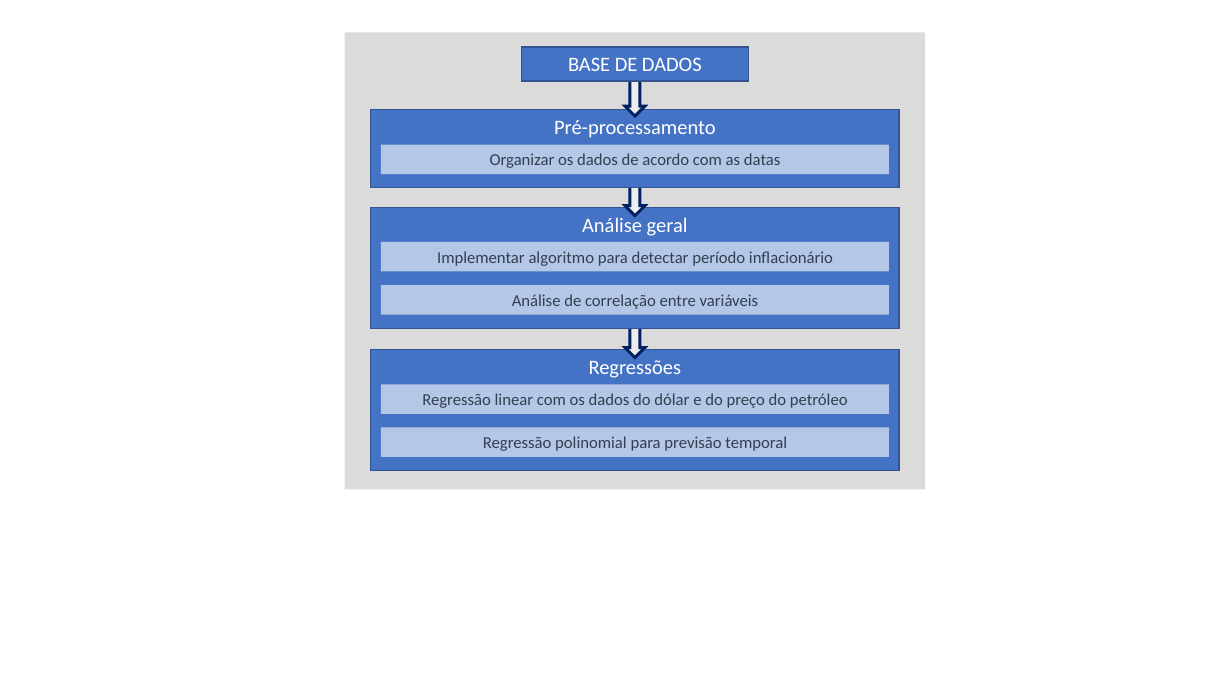
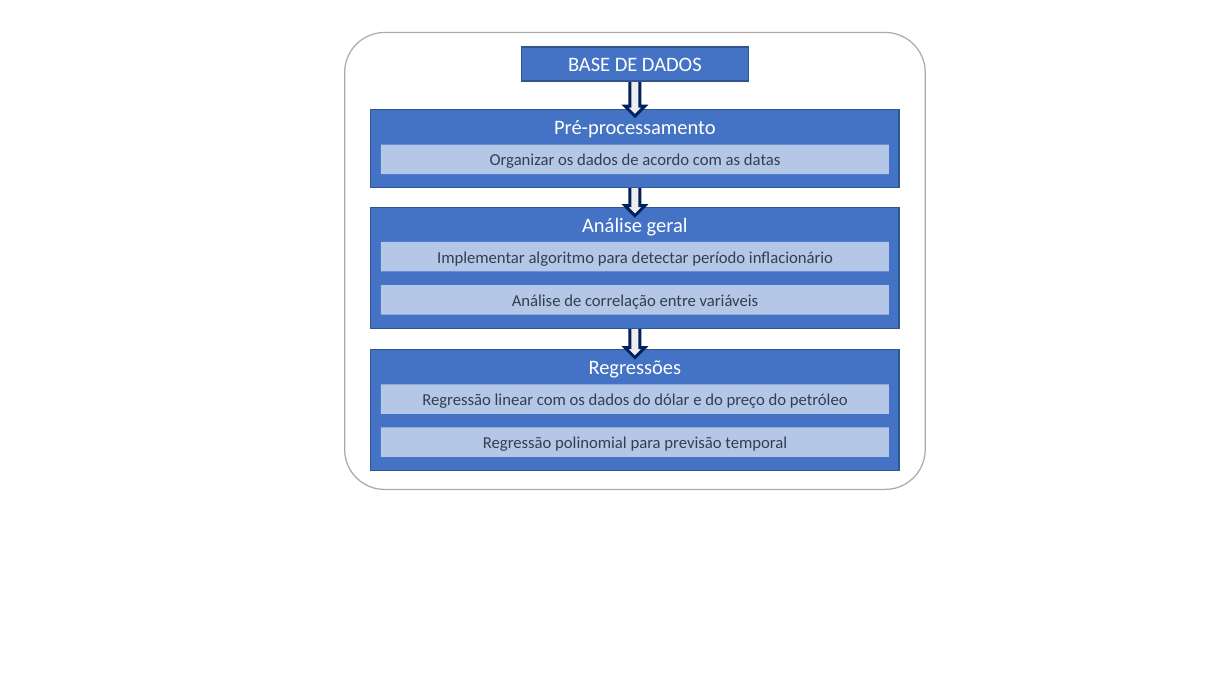
Before and after one commit to JairoSSantos/BR-infla-analise, a slide deck: slide 1 of trab-escr/trabalho-estatistica-2-images.pptx. Drawn at 1232x693 pixels with LibreOffice and Linux fonts; fonts in the diff are those of the drawing. Boxes give left, top, right and bottom in pixels: in the first picture for what was removed or moved away, otherwise in the second. Text is boxed around its words. In the diff, an @@ line names an element or a change of style, - is before the commit and + after.

```diff
--- a/trab-escr/trabalho-estatistica-2-images.pptx
+++ b/trab-escr/trabalho-estatistica-2-images.pptx
@@ rounded rectangle at [345,32,925,490]: rectangle to rounded rectangle; fill #DBDBDB to #FFFFFF; outline none to #AFABAB 1 pt @@
```
Also in this commit, not shown: 3 other files.
